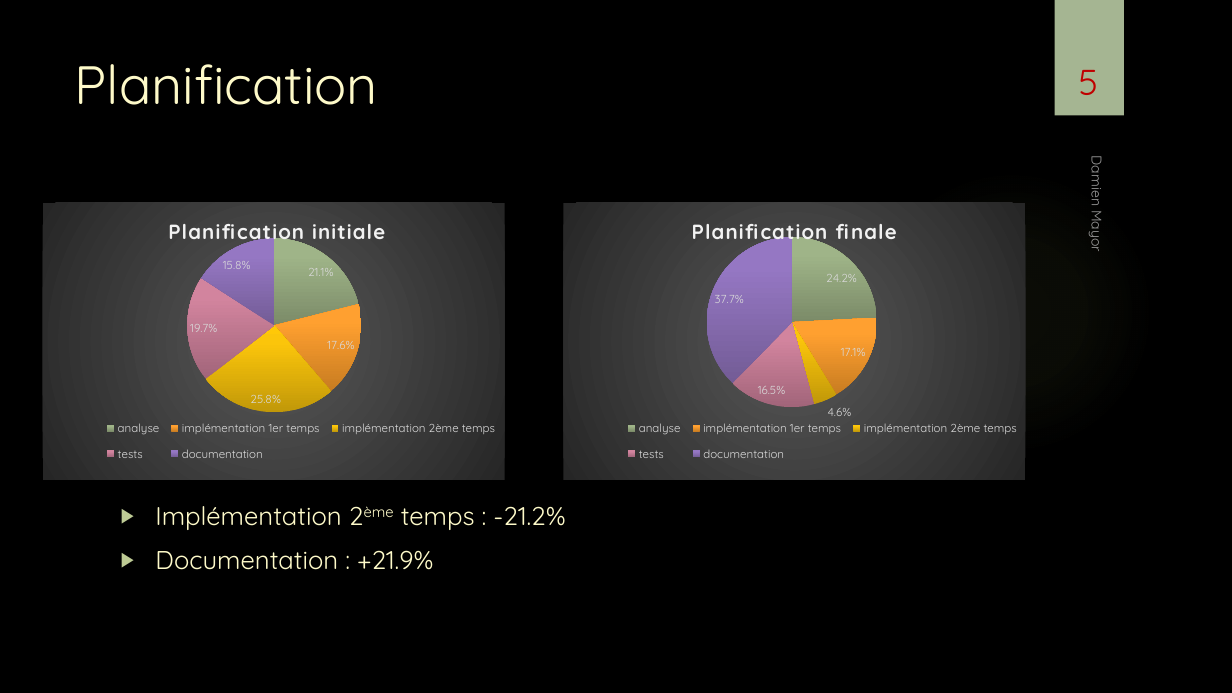
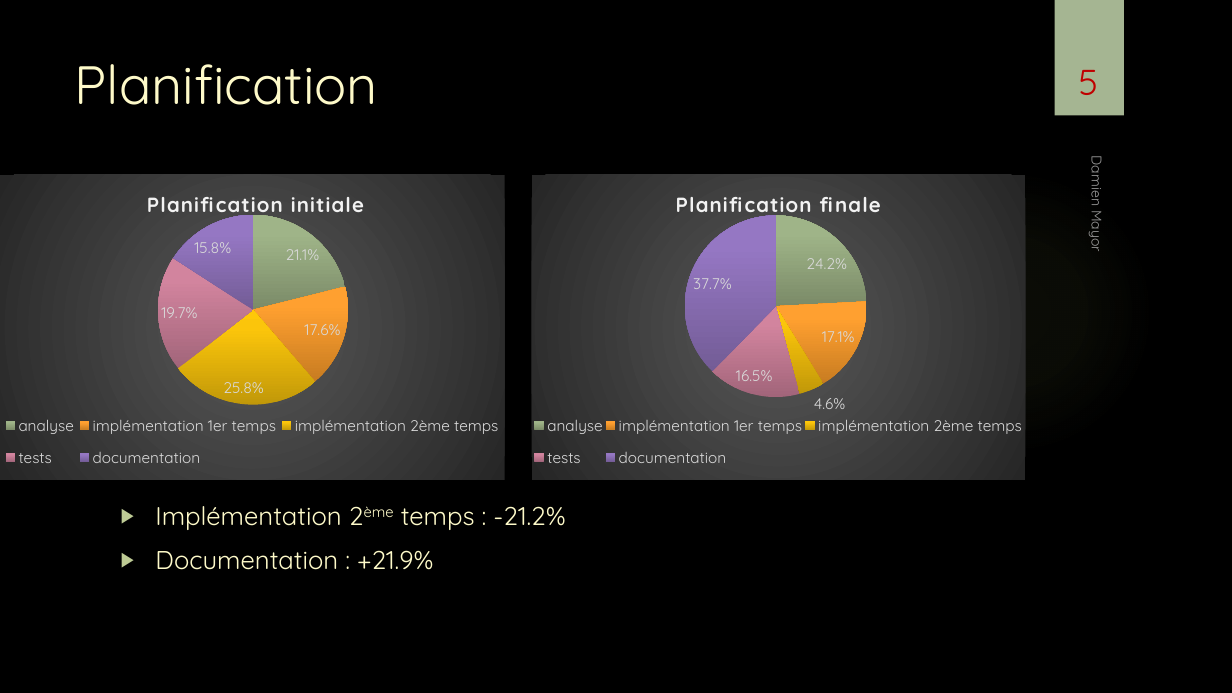
Before and after one commit to damienmayor/TPI, a slide deck: slide 5 of Présentation/Présentation TPI DMA.pptx. Drawn at 1232x693 pixels with LibreOffice and Linux fonts; fonts in the diff are those of the drawing; background and template pictures are left out. Boxes give left, top, right and bottom in pixels: in the first picture for what was removed or moved away, otherwise in the second. Text is boxed around its words. In the diff, an @@ line names an element or a change of style, - is before the commit and + after.

```diff
--- a/Présentation/Présentation TPI DMA.pptx
+++ b/Présentation/Présentation TPI DMA.pptx
@@ pie chart at (0,175,505,480) @@
@@ data labels of  Planification initiale changed @@
@@ legend changed @@
@@ pie chart: place and size @@
-pie chart at (43,202,505,480)
+pie chart at (0,175,505,480)
@@ pie chart at (531,175,1025,480) @@
@@ data labels of Planification finale changed @@
@@ legend changed @@
@@ pie chart: place and size @@
-pie chart at (564,202,1026,480)
+pie chart at (531,175,1025,480)
```
Also in this commit, not shown: 7 other slides changed, 1 slide added.
